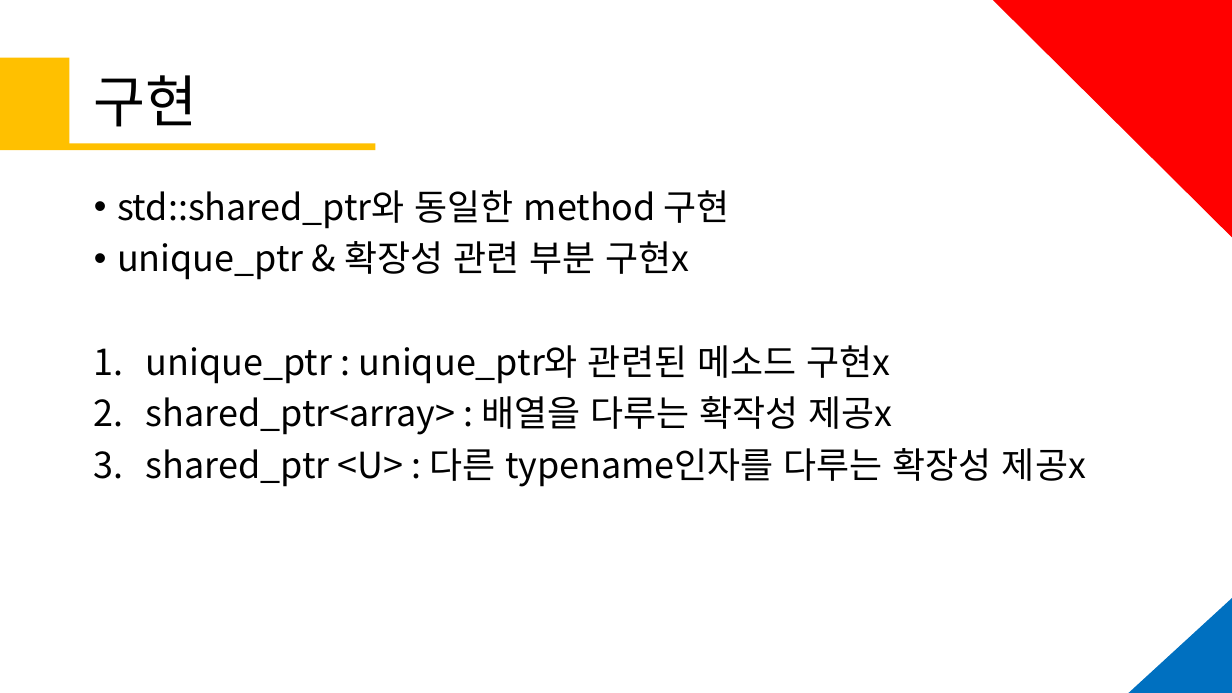
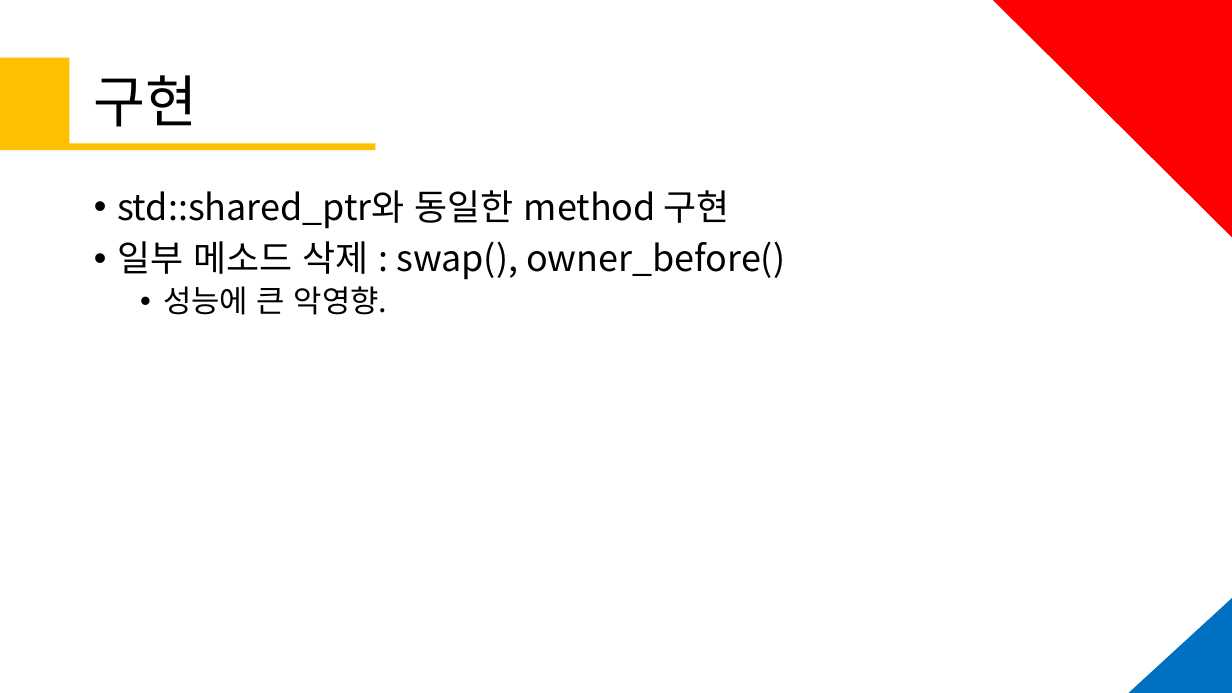
Before and after one commit to KU-t/1920-thesis, a slide deck: slide 7 of 학교 제출/졸업작품 최종발표/2014132002 구태균 최종발표_ver.01.pptx. Drawn at 1232x693 pixels with LibreOffice and Linux fonts; fonts in the diff are those of the drawing. Boxes give left, top, right and bottom in pixels: in the first picture for what was removed or moved away, otherwise in the second. Text is boxed around its words. In the diff, an @@ line names an element or a change of style, - is before the commit and + after.

```diff
--- a/학교 제출/졸업작품 최종발표/2014132002 구태균 최종발표_ver.01.pptx
+++ b/학교 제출/졸업작품 최종발표/2014132002 구태균 최종발표_ver.01.pptx
@@ text at box(117, 241, 785, 315): text changed @@
-• unique_ptr & 확장성 관련 부분 구현x
-1. unique_ptr : unique_ptr와 관련된 메소드 구현x
-2. shared_ptr<array> : 배열을 다루는 확작성 제공x
-3. shared_ptr <U> : 다른 typename인자를 다루는 확장성 제공x
+• 일부 메소드 삭제 : swap(), owner_before()
+  • 성능에 큰 악영향.
```
Also in this commit, not shown: 4 other slides changed, 2 other files.
